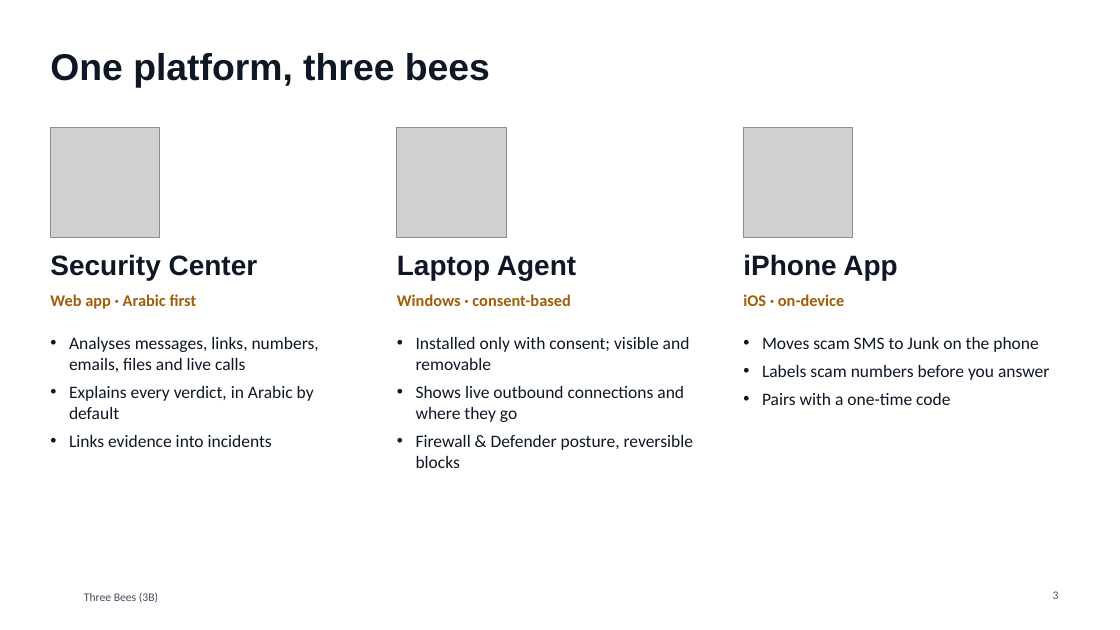
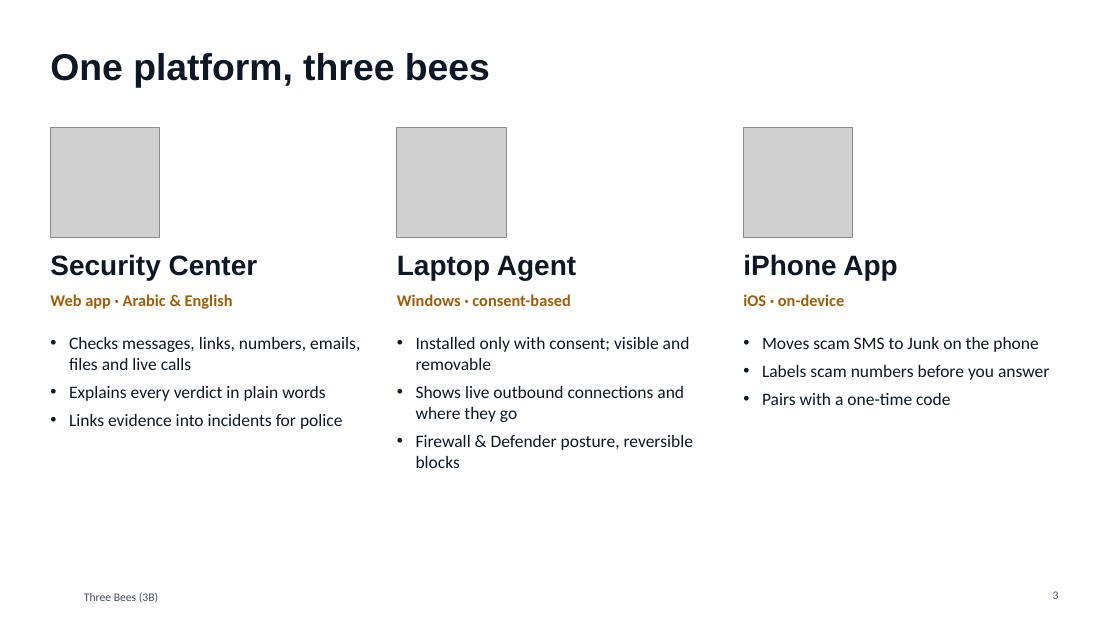
Before and after one commit to Mezx-1/three-bees, a slide deck: slide 3 of docs/presentation/ThreeBees_3B.pptx. Drawn at 1120x630 pixels with LibreOffice and Linux fonts; fonts in the diff are those of the drawing; grey boxes stand for pictures; background and template pictures are left out. Boxes give left, top, right and bottom in pixels: in the first picture for what was removed or moved away, otherwise in the second. Text is boxed around its words. In the diff, an @@ line names an element or a change of style, - is before the commit and + after.

```diff
--- a/docs/presentation/ThreeBees_3B.pptx
+++ b/docs/presentation/ThreeBees_3B.pptx
@@ text at [50, 294, 233, 309]: text changed @@
-Web app · Arabic first
+Web app · Arabic & English
@@ text at [69, 337, 360, 429]: text changed @@
-• Analyses messages, links, numbers, emails, files and live calls
-• Explains every verdict, in Arabic by default
-• Links evidence into incidents
+• Checks messages, links, numbers, emails, files and live calls
+• Explains every verdict in plain words
+• Links evidence into incidents for police
```
Also in this commit, not shown: 6 other slides changed, 4 slides added, 3 slides removed, 1 other file.
